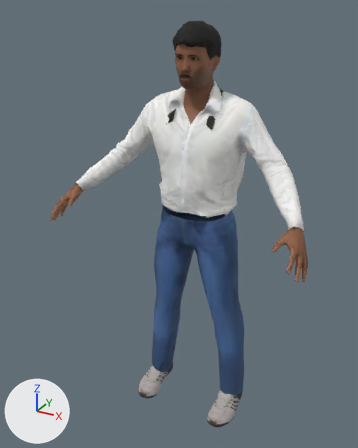
The glTF model godot-chennai/assets/people/tourist.glb, before and after one commit.
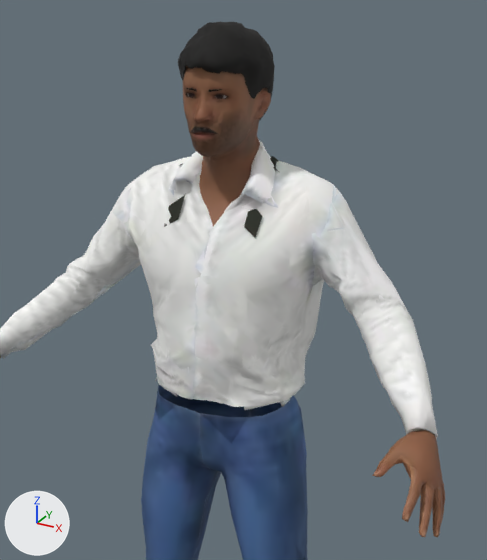
Each version appears first whole from a camera (50 mm lens) standing at (0.943, -1.919, 1.887) and looking at (-0.058, -0.099, 0.976), and next in a close-up on the part from 23% to 92% of the width and 2% to 66% of the height. Every picture has the same lights, and +X, +Y and +Z are marked at lower left. The last two pictures show the newer version. Vertices at exactly the same position are counted once.

The first close-up shows 'Body', 'Body_LOD1'.
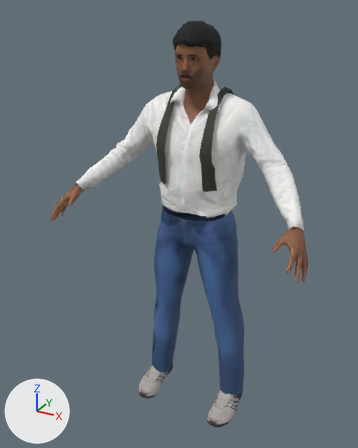
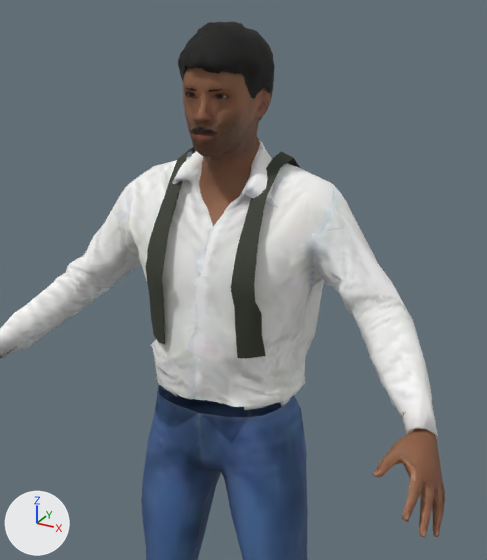
Patch to the scene script:
```diff
--- a/godot-chennai/assets/people/tourist.glb.py
+++ b/godot-chennai/assets/people/tourist.glb.py
@@ me_body @@
 # used by ob_body; location = (0.0, 0.0, 0.0)
-me_body.from_pydata(...)  # 5228 vertices, 9696 faces; spans x -0.59..0.59, y -0.4..0.13, z -0.02..1.83
+me_body.from_pydata(...)  # 5260 vertices, 9697 faces; spans x -0.59..0.59, y -0.4..0.2, z -0.02..1.83
+# me_body part 1: a new loose piece of 62 vertices spanning x 0.08..0.14, y -0.18..0.12, z 1.18..1.58, in mat_outfit
+# me_body part 2: a new loose piece of 62 vertices spanning x -0.14..-0.08, y -0.18..0.12, z 1.18..1.58, in mat_outfit
+# me_body part 3: the loose piece of 4 vertices spanning x -0.11..-0.08, y -0.13..-0.09, z 1.43..1.5 is deleted
+# me_body part 4: the loose piece of 4 vertices spanning x 0.08..0.11, y -0.13..-0.09, z 1.43..1.5 is deleted
+# me_body part 5: 13 vertices moved within x -0.57..0.36, y -0.37..0.04, z 0.06..1.82; 149 vertices removed from x -0.54..0.49, y -0.23..0.11, z -0.01..1.82; 84 vertices added at x -0.45..0.46, y -0.16..0.11, z 0.01..1.73
+# other edits to the shape of me_body do not show in these pictures
 me_body.materials.append(mat_skin)
@@ me_body_lod1 @@
 # used by ob_body_lod1; location = (0.0, 0.0, 0.0)
-me_body_lod1.from_pydata(...)  # 1933 vertices, 3386 faces; spans x -0.59..0.59, y -0.4..0.13, z -0.02..1.83
+me_body_lod1.from_pydata(...)  # 1945 vertices, 3386 faces; spans x -0.59..0.59, y -0.4..0.2, z -0.02..1.83
+# me_body_lod1 part 6: a new loose piece of 29 vertices spanning x 0.08..0.14, y -0.18..0.12, z 1.18..1.58, in mat_outfit
+# me_body_lod1 part 7: a new loose piece of 29 vertices spanning x -0.14..-0.08, y -0.18..0.12, z 1.18..1.58, in mat_outfit
+# me_body_lod1 part 8: 22 vertices moved from x -0.54..0.54, y -0.24..0.04, z 1.1..1.72 to x -0.54..0.54, y -0.24..0.05, z 1.1..1.72; 124 vertices removed from x -0.59..0.58, y -0.39..0.04, z 0.99..1.8; 105 vertices added at x -0.58..0.58, y -0.35..0.2, z 1.02..1.79
+# other edits to the shape of me_body_lod1 do not show in these pictures
 me_body_lod1.materials.append(mat_skin)
```

Location of each change, (x1, y1, x2, y2) in pixels of the close-ups (487 x 560 px; the box of a moved part takes in the faces that stretch with it):
part 1 of me_body, added
    after: (231, 152, 300, 358)
part 2 of me_body, added
    after: (147, 147, 196, 345)
part 3 of me_body, deleted
    before: (164, 195, 185, 227)
part 4 of me_body, deleted
    before: (244, 209, 262, 238)
part 5 of me_body, moved or reshaped
    before: (20, 30, 425, 560)
    after: (20, 77, 433, 560)
part 6 of me_body_lod1, added
    after: (231, 151, 300, 359)
part 7 of me_body_lod1, added
    after: (145, 148, 193, 344)
part 8 of me_body_lod1, moved or reshaped
    before: (0, 33, 443, 533)
    after: (0, 68, 443, 528)
